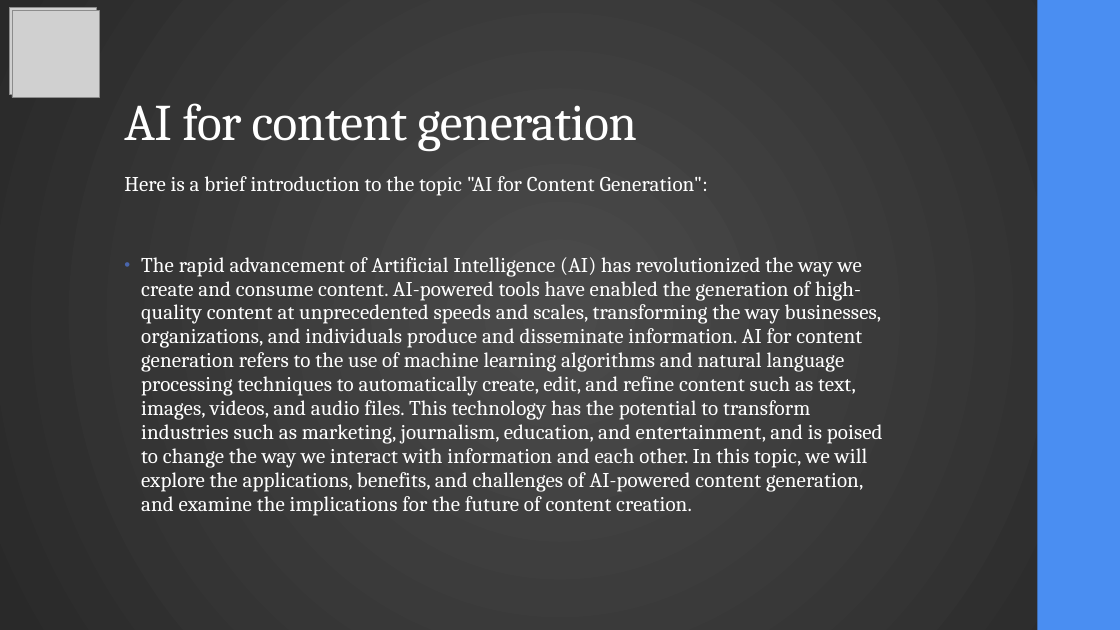
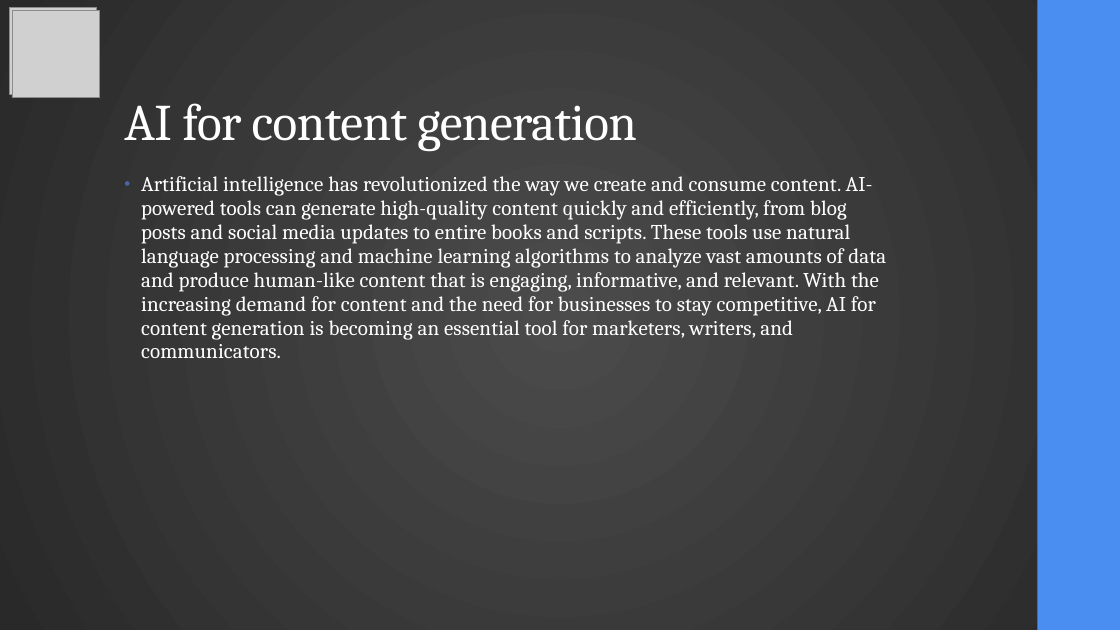
Before and after one commit to RomanMykolaichuk/DEEP_04_2025, a slide deck: slide 2 of final_presentation_eng.pptx. Drawn at 1120x630 pixels with LibreOffice and Linux fonts; fonts in the diff are those of the drawing; grey boxes stand for pictures. Boxes give left, top, right and bottom in pixels: in the first picture for what was removed or moved away, otherwise in the second. Text is boxed around its words. In the diff, an @@ line names an element or a change of style, - is before the commit and + after.

```diff
--- a/final_presentation_eng.pptx
+++ b/final_presentation_eng.pptx
@@ text at [141, 176, 886, 358]: text changed @@
-• Here is a brief introduction to the topic "AI for Content Generation":
-  The rapid advancement of Artificial Intelligence (AI) has revolutionized the way we create and consume content. AI-powered tools have enabled the generation of high-quality content at unprecedented speeds and scales, transforming the way businesses, organizations, and individuals produce and disseminate information. AI for content generation refers to the use of machine learning algorithms and natural language processing techniques to automatically create, edit, and refine content such as text, images, videos, and audio files. This technology has the potential to transform industries such as marketing, journalism, education, and entertainment, and is poised to change the way we interact with information and each other. In this topic, we will explore the applications, benefits, and challenges of AI-powered content generation, and examine the implications for the future of content creation.
+• Artificial intelligence has revolutionized the way we create and consume content. AI-powered tools can generate high-quality content quickly and efficiently, from blog posts and social media updates to entire books and scripts. These tools use natural language processing and machine learning algorithms to analyze vast amounts of data and produce human-like content that is engaging, informative, and relevant. With the increasing demand for content and the need for businesses to stay competitive, AI for content generation is becoming an essential tool for marketers, writers, and communicators.
```
Also in this commit, not shown: 13 other slides changed, 2 other files.
